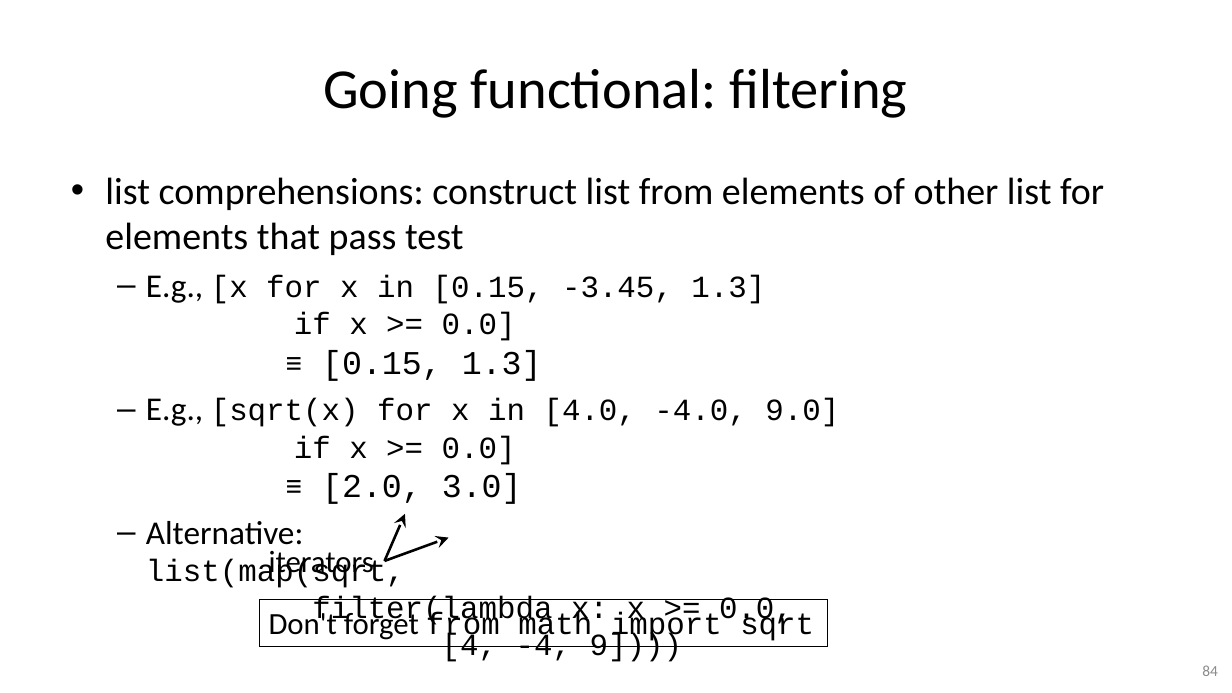
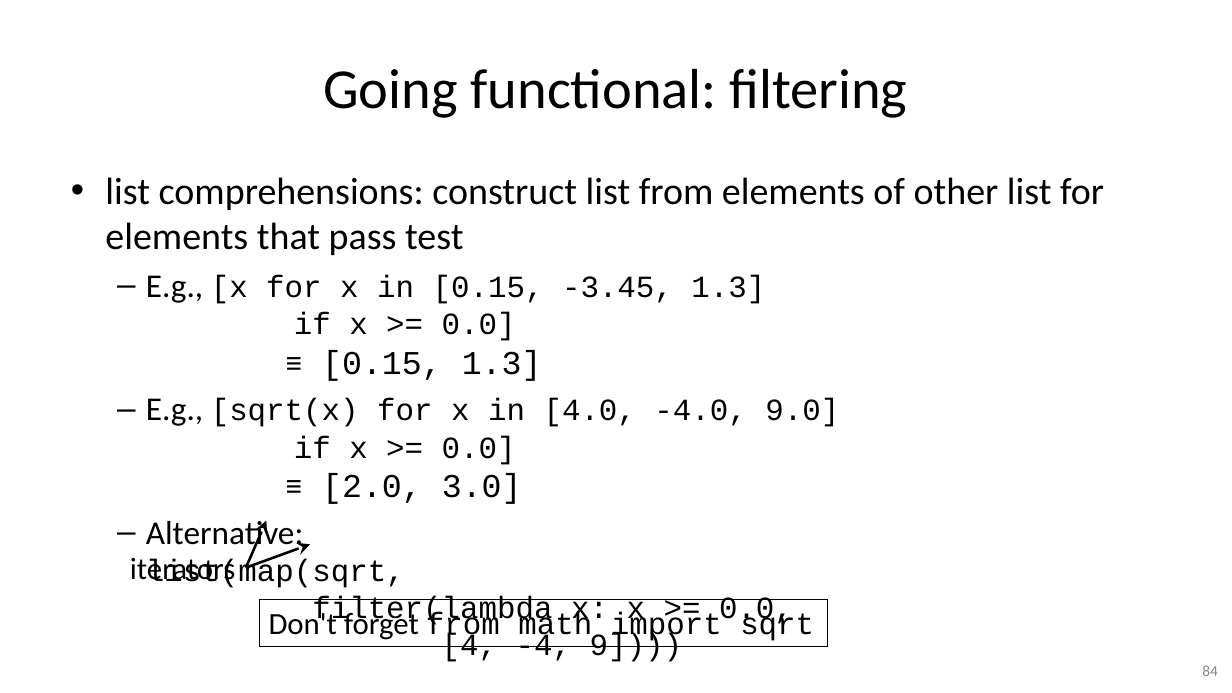
Before and after one commit to gjbex/Python-software-engineering, a slide deck: slide 84 of python_software_engineering.pptx. Drawn at 1232x693 pixels with LibreOffice and Linux fonts; fonts in the diff are those of the drawing. Boxes give left, top, right and bottom in pixels: in the first picture for what was removed or moved away, otherwise in the second. Text is boxed around its words. In the diff, an @@ line names an element or a change of style, - is before the commit and + after.

```diff
--- a/python_software_engineering.pptx
+++ b/python_software_engineering.pptx
@@ 2 arrows, 1 text: place and size @@
-2 arrows, 1 text at [269, 514, 449, 581]
+2 arrows, 1 text at [130, 520, 311, 587]
```
Also in this commit, not shown: 6 other slides changed.
